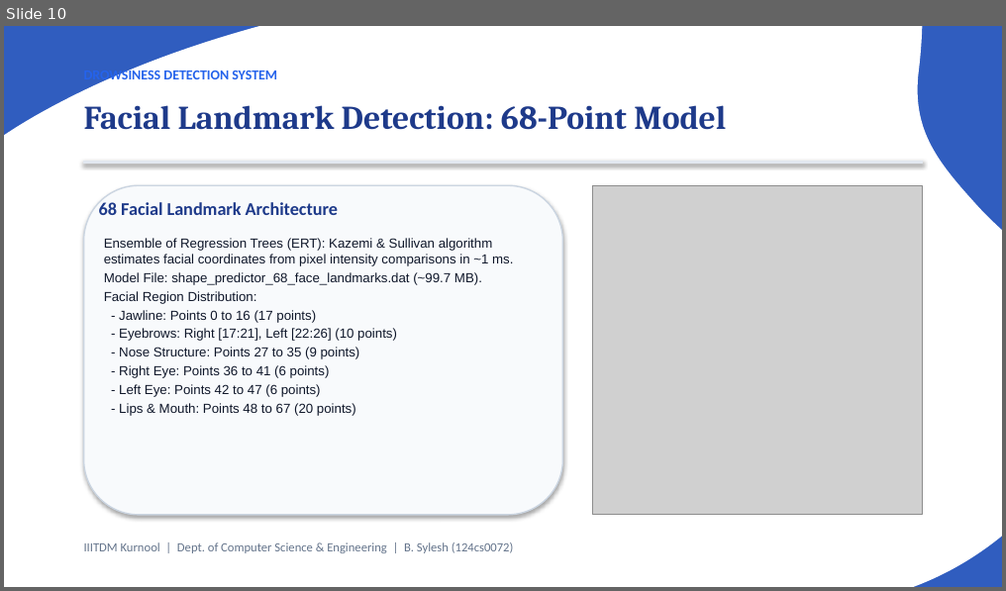
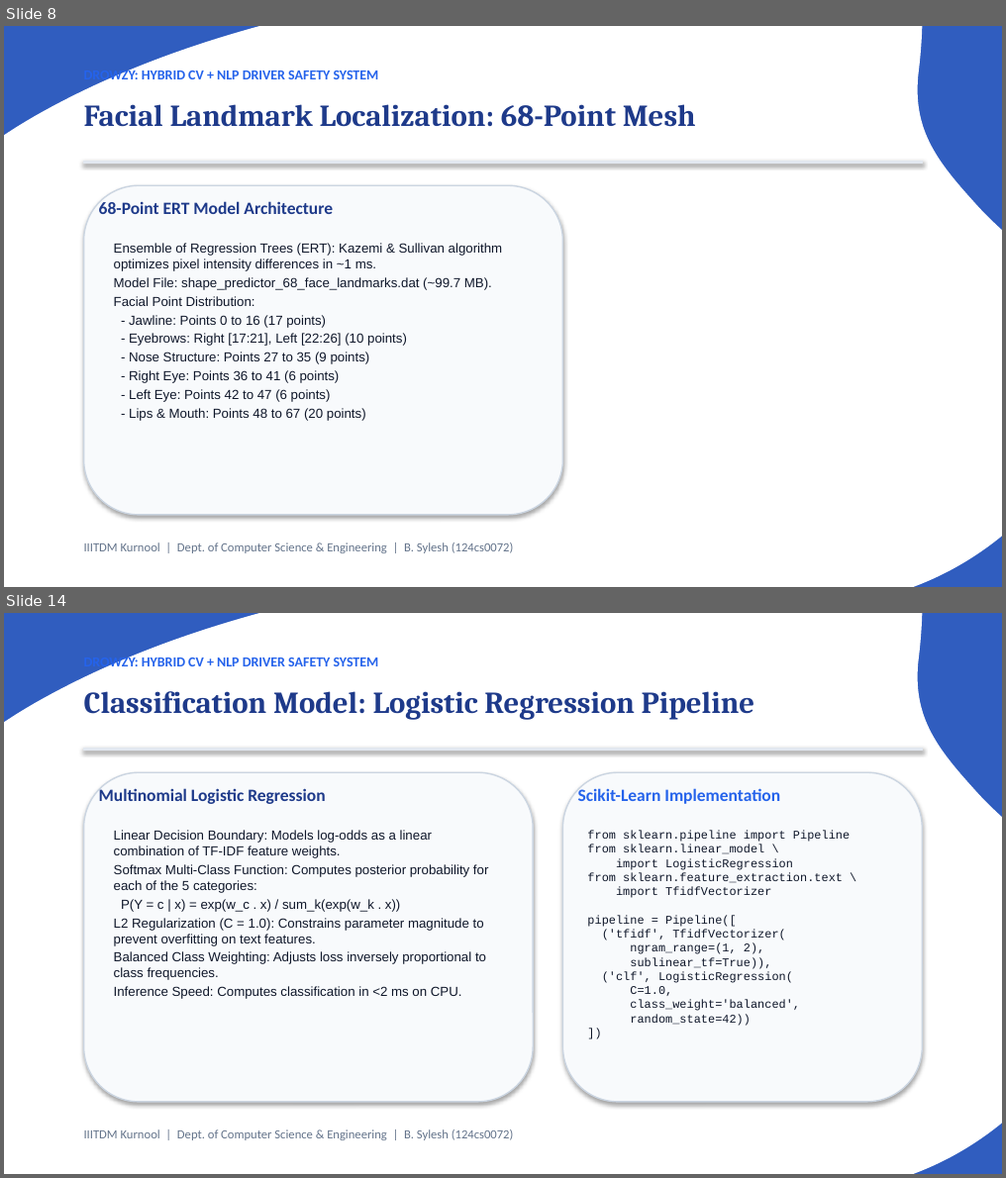
Before and after one commit to iotaaw/Drozy, a slide deck: Drowsiness_Detection_Presentation.pptx. Shown one above the other, each under a label of ours: slide 10 before the commit, slides 8 and 14 after it; the slides between them are not shown. The pictures are 1006x591 and 1006x1178 pixels, drawn with LibreOffice and Linux fonts; fonts in the diff are those of the drawing; grey boxes stand for pictures. Boxes give left, top, right and bottom in pixels: in the first picture for what was removed or moved away, otherwise in the second. Text is boxed around its words. In the diff, an @@ line names an element or a change of style, - is before the commit and + after.

Commit message:
Add Drowzy NLP driver safety project

```diff
--- a/Drowsiness_Detection_Presentation.pptx
+++ b/Drowsiness_Detection_Presentation.pptx
@@ slide 14 added at <box>4,613,1002,1174</box>, background #305DBF; not listed: 1 template element that a slide beside it also shows @@
@@ text added at <box>84,655,379,670</box>, 10 pt, text #2563EB, bold @@
+DROWZY: HYBRID CV + NLP DRIVER SAFETY SYSTEM
@@ text added at <box>84,691,754,720</box>, 22 pt, text #1E3A8A, bold @@
+Classification Model: Logistic Regression Pipeline
@@ rectangle added at <box>84,748,922,751</box>, fill #E2E8F0, outline #E2E8F0 0.75 pt @@
@@ rounded rectangle added at <box>84,772,533,1102</box>, fill #F8FAFC, outline #CBD5E1 1 pt @@
@@ text added at <box>99,787,325,804</box>, 12.5 pt, text #1E3A8A, bold @@
+Multinomial Logistic Regression
@@ rounded rectangle added at <box>562,772,922,1102</box>, fill #F8FAFC, outline #CBD5E1 1 pt @@
@@ text added at <box>578,787,780,804</box>, 12.5 pt, text #2563EB, bold @@
+Scikit-Learn Implementation
@@ text added at <box>114,830,488,999</box>, 9.5 pt, text #0F172A @@
+Linear Decision Boundary: Models log-odds as a linear combination of TF-IDF feature weights.
+Softmax Multi-Class Function: Computes posterior probability for each of the 5 categories:
+P(Y = c | x) = exp(w_c . x) / sum_k(exp(w_k . x))
+L2 Regularization (C = 1.0): Constrains parameter magnitude to prevent overfitting on text features.
+Balanced Class Weighting: Adjusts loss inversely proportional to class frequencies.
+Inference Speed: Computes classification in <2 ms on CPU.
@@ text added at <box>587,831,849,1026</box>, 8.5 pt, text #0F172A @@
+from sklearn.pipeline import Pipeline
+from sklearn.linear_model \
+import LogisticRegression
+from sklearn.feature_extraction.text \
+import TfidfVectorizer
+pipeline = Pipeline([
+('tfidf', TfidfVectorizer(
+ngram_range=(1, 2),
+sublinear_tf=True)),
+('clf', LogisticRegression(
+C=1.0,
+class_weight='balanced',
+random_state=42))
+])
@@ text added at <box>84,1130,514,1141</box>, 9 pt, text #64748B @@
+IIITDM Kurnool | Dept. of Computer Science & Engineering | B. Sylesh (124cs0072)
@@ what was slide 10 is now slide 8 @@
@@ slide 8 changed as well @@
@@ text at <box>84,68,379,83</box>: text changed @@
-DROWSINESS DETECTION SYSTEM
+DROWZY: HYBRID CV + NLP DRIVER SAFETY SYSTEM
@@ text at <box>84,104,696,127</box>: text changed; size 24 to 22 pt @@
-Facial Landmark Detection: 68-Point Model
+Facial Landmark Localization: 68-Point Mesh
@@ text at <box>99,200,333,214</box>: text changed; size 13 to 12.5 pt @@
-68 Facial Landmark Architecture
+68-Point ERT Model Architecture
@@ picture removed at <box>593,185,922,515</box> @@
@@ text at <box>114,243,503,272</box>: text changed @@
-Ensemble of Regression Trees (ERT): Kazemi & Sullivan algorithm estimates facial coordinates from pixel intensity comparisons in ~1 ms.
+Ensemble of Regression Trees (ERT): Kazemi & Sullivan algorithm optimizes pixel intensity differences in ~1 ms.
@@ text at <box>114,296,255,306</box>: text changed @@
-Facial Region Distribution:
+Facial Point Distribution:
```
Also in this commit, not shown: 9 other slides changed, 12 other slides added, 8 slides removed, 23 other files.
